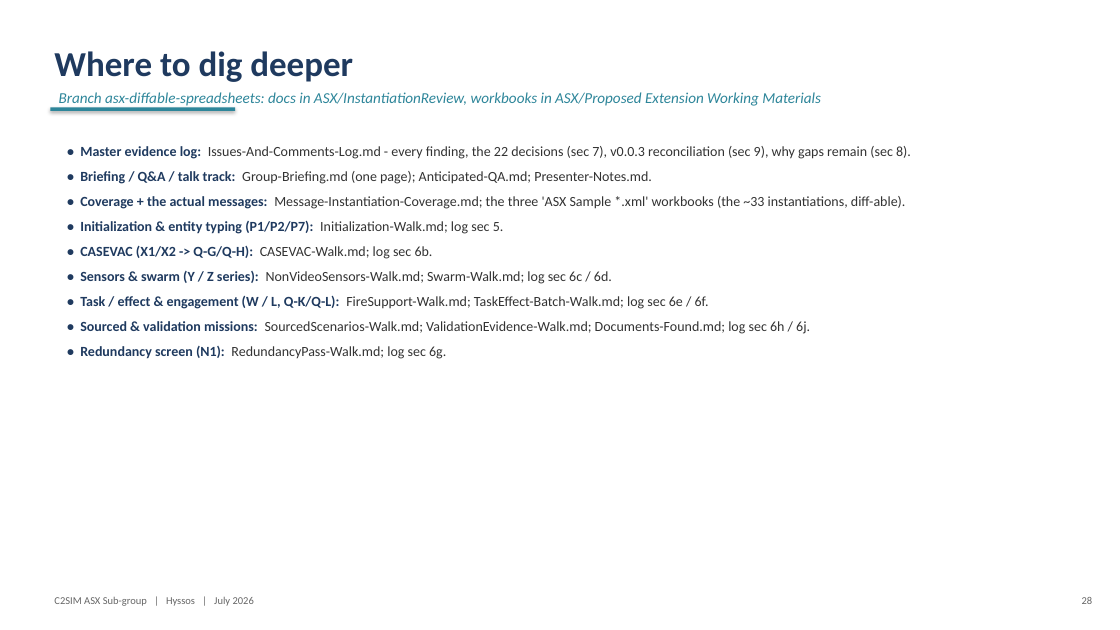
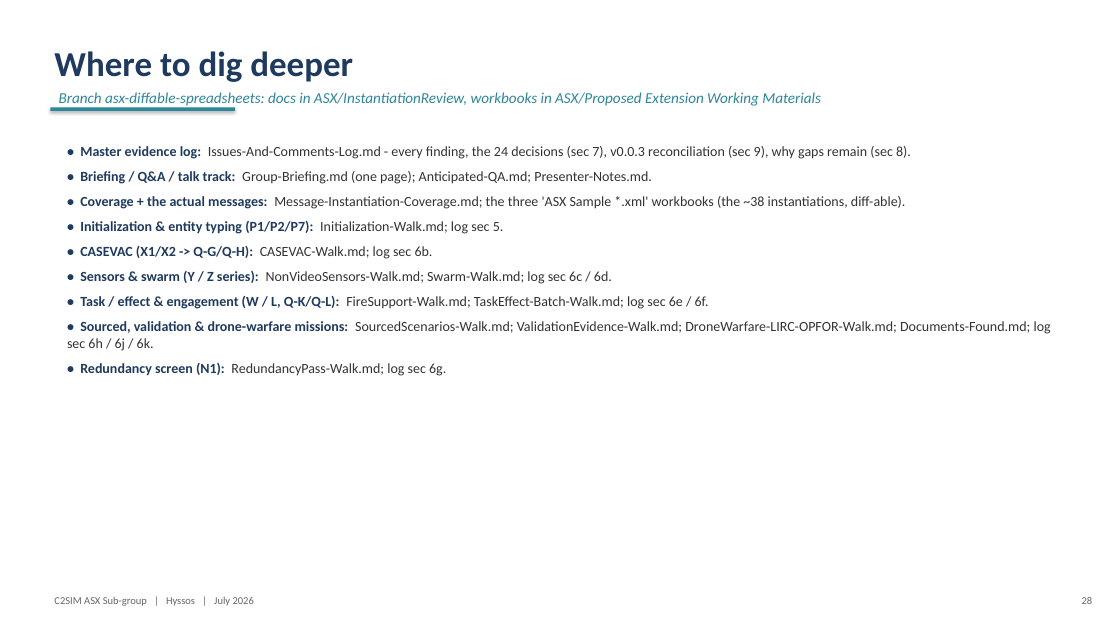
Before and after one commit to hyssostech/C2SIMArtifacts, a slide deck: slide 28 of Subgroups/ASX/InstantiationReview/ASX-Instantiation-Findings.pptx. Drawn at 1120x630 pixels with LibreOffice and Linux fonts; fonts in the diff are those of the drawing. Boxes give left, top, right and bottom in pixels: in the first picture for what was removed or moved away, otherwise in the second. Text is boxed around its words. In the diff, an @@ line names an element or a change of style, - is before the commit and + after.

```diff
--- a/Subgroups/ASX/InstantiationReview/ASX-Instantiation-Findings.pptx
+++ b/Subgroups/ASX/InstantiationReview/ASX-Instantiation-Findings.pptx
@@ text at (80, 146, 911, 159): text changed @@
-• Master evidence log: Issues-And-Comments-Log.md - every finding, the 22 decisions (sec 7), v0.0.3 reconciliation (sec 9), why gaps remain (sec 8).
+• Master evidence log: Issues-And-Comments-Log.md - every finding, the 24 decisions (sec 7), v0.0.3 reconciliation (sec 9), why gaps remain (sec 8).
@@ text at (80, 196, 906, 209): text changed @@
-• Coverage + the actual messages: Message-Instantiation-Coverage.md; the three 'ASX Sample *.xml' workbooks (the ~33 instantiations, diff-able).
+• Coverage + the actual messages: Message-Instantiation-Coverage.md; the three 'ASX Sample *.xml' workbooks (the ~38 instantiations, diff-able).
@@ text at (67, 321, 1051, 351): text changed @@
-• Sourced & validation missions: SourcedScenarios-Walk.md; ValidationEvidence-Walk.md; Documents-Found.md; log sec 6h / 6j.
+• Sourced, validation & drone-warfare missions: SourcedScenarios-Walk.md; ValidationEvidence-Walk.md; DroneWarfare-LIRC-OPFOR-Walk.md; Documents-Found.md; log sec 6h / 6j / 6k.
```
Also in this commit, not shown: 13 other slides changed, 7 other files.
